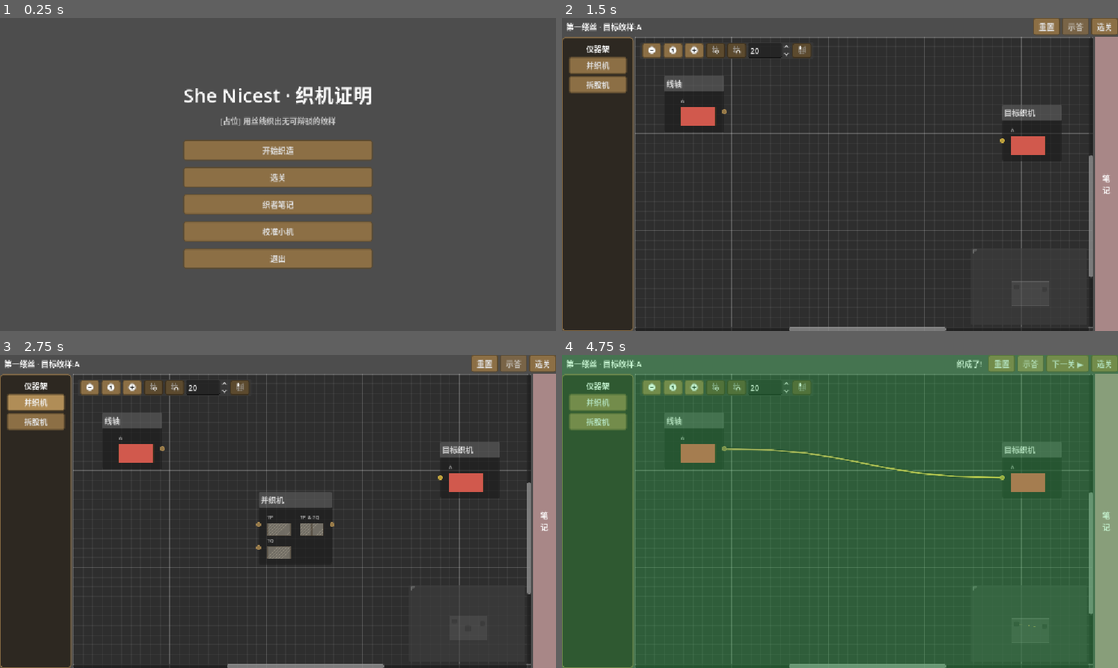
Above: before the commit, frames 1-4 (two rows, left to right).
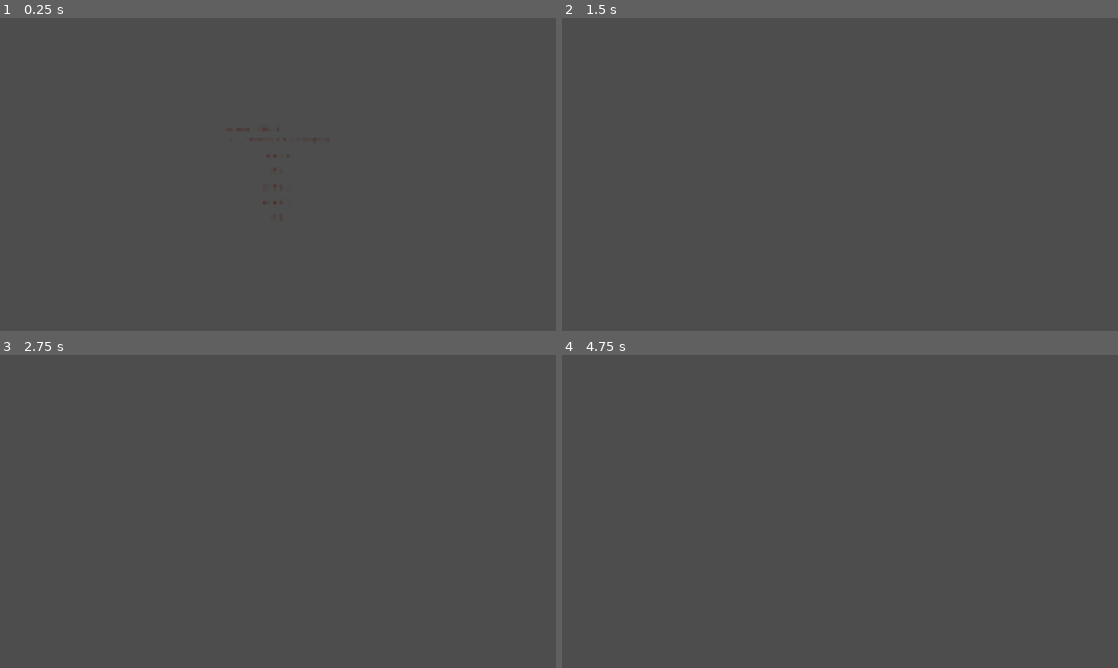
Above: after the commit, the same moments.

Repository: yiyuanli939/she-nicest-weave-the-truth
Game: Godot game, scene res://ui/main_menu.tscn
Same seed, same stepped clock (60 frames per second), same inputs: the game is played once before the commit and once after it.
Inputs (mouse positions are in pixels of both pictures, inside the frame that each line leads up to):
- Up to frame 1 (0.25 s): no input
- Up to frame 2 (1.5 s): click "开始织造" at 0.5 s; move the mouse to (962, 158) at 1.27 s; tap Backspace at 1.35 s; click (962, 158) at 1.42 s
- Up to frame 3 (2.75 s): click (33, 401) at 2 s, where only the run before the commit has a clickable "并织机"
- Up to frame 4 (4.75 s): click (595, 420) at 2.75 s, where only the run before the commit has a clickable "拆股机"; click (1045, 364) at 3.5 s, where only the run before the commit has a clickable "重置"; click (1073, 364) at 4.25 s, where only the run before the commit has a clickable "示答"

The runs differ from the first frame. In frame 1, 12% of the frame differs, in the area x 33-67%, y 21-80%; in frame 2, 75%; in frame 3, 75%; in frame 4, 85%, in the area x 0-100%, y 0-100%.
Error after the commit: Parse Error: Could not find type "MachineGuidePanel" in the current scope. (res://ui/level_scene.gd:18)

Commit message:
接入美术包(1/2):站酷小薇体 + 全部 PNG 素材原尺寸进 assets/(标题/选关/仪器架/笔记/故事底图/场景/立绘/遮罩,开 mipmaps);逻辑视口改 3840×2160、窗口 1440×810 等比缩放(aspect keep);主题重写:默认字体 FontVariation(系统字体只兜底)、纯文字按钮无底悬停变浅、乳黄底棕红描边配色、GraphEdit/GraphNode/Minimap 样式;美术说明 md + 参考图存 information/art_spec_20260829,旧 UI 原型图删除
Co-Authored-By: Claude Fable 5 <noreply@anthropic.com>
Claude-Session: https://claude.ai/code/session_01MhgcwCxNByTMYP4eqhdRoX

Diff:
--- /dev/null
+++ b/assets/shaders/title_sheen.gdshader
@@ -0,0 +1,16 @@
+shader_type canvas_item;
+// 标题图表面微弱流光(美术:「如果可以的话给整个标题图片加一个微弱的表面流光」):
+// 一条柔和的斜向亮带每 period 秒从左上扫到右下,只提亮不透明像素,alpha 不动。
+uniform float period : hint_range(1.0, 10.0) = 4.0;
+uniform float band_width : hint_range(0.01, 0.5) = 0.12;
+uniform float strength : hint_range(0.0, 1.0) = 0.22;
+
+void fragment() {
+	vec4 base = COLOR;
+	float t = fract(TIME / period);
+	float d = (UV.x + UV.y) * 0.5;
+	float c = mix(-band_width, 1.0 + band_width, t);
+	float band = 1.0 - smoothstep(0.0, band_width, abs(d - c));
+	base.rgb = min(base.rgb + vec3(band * strength * base.a), vec3(1.0));
+	COLOR = base;
+}
--- a/narrative/data/rule_guide.tres
+++ /dev/null
@@ -1,64 +0,0 @@
-[gd_resource type="Resource" script_class="RuleGuideCatalog" format=3]
-
-[ext_resource type="Script" path="res://narrative/rule_guide.gd" id="1_ry4gq"]
-[ext_resource type="Script" path="res://narrative/rule_guide_catalog.gd" id="2_0rrju"]
-
-[sub_resource type="Resource" id="Resource_aeh4i"]
-script = ExtResource("1_ry4gq")
-rule_id = &"and_intro"
-title = "并织机"
-summary = "[占位] 两股丝,并作一幅。"
-body = "[占位] 左右两口各收一幅纹样,织成一幅左右并排的并纹。少了任何一股,机器都不开工。"
-demo_formula = "A & B"
-
-[sub_resource type="Resource" id="Resource_wfa5t"]
-script = ExtResource("1_ry4gq")
-rule_id = &"and_elim"
-title = "拆股机"
-summary = "[占位] 并纹拆回两股。"
-body = "[占位] 收一幅并纹,上口吐出它的左半,下口吐出右半。想用哪股接哪股。"
-demo_formula = "A & B"
-
-[sub_resource type="Resource" id="Resource_s01ur"]
-script = ExtResource("1_ry4gq")
-rule_id = &"or_intro"
-title = "岔纹机"
-summary = "[占位] 一股丝,岔出两可。"
-body = "[占位] 收一幅纹样,织成对角分岔的岔纹:上口把它排在岔口一侧、下口排在另一侧。岔纹的另一支机器自己不知道该织什么——点标题栏的「钉上口/钉下口」,由你来定。"
-demo_formula = "A | B"
-
-[sub_resource type="Resource" id="Resource_baxx4"]
-script = ExtResource("1_ry4gq")
-rule_id = &"or_elim"
-title = "汇路机"
-summary = "[占位] 岔路汇流,殊途同归。"
-body = "[占位] 0 号口收一幅岔纹,两个线轴口各吐出岔纹的一支,交给两条支路分头去织;两条支路织回同样的成品,机器才把它吐出来。线轴口的纹样随 0 号口自动定,不用钉。"
-demo_formula = "A | B"
-
-[sub_resource type="Resource" id="Resource_xprj8"]
-script = ExtResource("1_ry4gq")
-rule_id = &"imp_intro"
-title = "封程机"
-summary = "[占位] 空手立一张「若…则…」的封单。"
-body = "[占位] 全场最讲究的一台。线轴口凭空吐出一幅你钉住的纹样,当作暂借的丝;拿去织出成品、汇回散口,机器便把整段织程封成一张迭层纹封单,借来的丝就此还清。详见织者笔记。"
-demo_formula = "A > B"
-
-[sub_resource type="Resource" id="Resource_i5tw1"]
-script = ExtResource("1_ry4gq")
-rule_id = &"imp_elim"
-title = "引渡机"
-summary = "[占位] 凭单取货。"
-body = "[占位] 一口收一张迭层纹封单,另一口收它上层的纹样,机器兑出下层的货。"
-demo_formula = "A > B"
-
-[sub_resource type="Resource" id="Resource_5cghl"]
-script = ExtResource("1_ry4gq")
-rule_id = &"false_elim"
-title = "溃散机"
-summary = "[占位] 焦纹入机,百无禁忌。"
-body = "[占位] 收进一幅烧穿的焦纹后,这台机器什么都肯织——织什么由你钉。工坊严令:慎用。"
-demo_formula = "A"
-
-[resource]
-script = ExtResource("2_0rrju")
-entries = Array[ExtResource("1_ry4gq")]([SubResource("Resource_aeh4i"), SubResource("Resource_wfa5t"), SubResource("Resource_s01ur"), SubResource("Resource_baxx4"), SubResource("Resource_xprj8"), SubResource("Resource_i5tw1"), SubResource("Resource_5cghl")])
--- a/narrative/rule_guide.gd
+++ /dev/null
@@ -1,10 +0,0 @@
-class_name RuleGuide
-extends Resource
-## 一台仪器的介绍卡(点选机器时弹出)。内容占位,策划在 Inspector 或 gen_levels 表里改。
-## rule_id 对应 logic/rules.gd 的仪器 id;demo_formula 用 PatternView 现场渲染一个示例纹样。
-
-@export var rule_id: StringName
-@export var title: String = ""              # 展示名(默认用仪器中文名)
-@export var summary: String = ""            # 一句话用途
-@export_multiline var body: String = ""     # 详解,支持 BBCode
-@export var demo_formula: String = ""       # 示例公式,空则不画
--- a/narrative/rule_guide_catalog.gd
+++ /dev/null
@@ -1,16 +0,0 @@
-class_name RuleGuideCatalog
-extends Resource
-## 全部仪器介绍卡的登记表。按 rule_id 查;查不到返回 null(视图侧回退到中文机名)。
-
-@export var entries: Array[RuleGuide] = []
-
-
-static func load_default() -> RuleGuideCatalog:
-	return load("res://narrative/data/rule_guide.tres")
-
-
-func guide(rule_id: StringName) -> RuleGuide:
-	for e in entries:
-		if e.rule_id == rule_id:
-			return e
-	return null
--- a/project.godot
+++ b/project.godot
@@ -23,6 +23,7 @@
 [gui]
 
 theme/custom="res://theme/main_theme.tres"
+theme/default_theme_scale=2.0
 
 [input]
 
@@ -37,8 +38,13 @@
 
 [display]
 
+; 逻辑视口 = 美术出图分辨率(3840×2160),所有 PNG 1:1 摆放不缩放;窗口本身默认开 1440×810,由 stretch 整体缩放
+window/size/viewport_width=3840
+window/size/viewport_height=2160
+window/size/window_width_override=1440
+window/size/window_height_override=810
 window/stretch/mode="canvas_items"
-window/stretch/aspect="expand"
+window/stretch/aspect="keep"
 
 [physics]
 
@@ -47,3 +53,4 @@
 [rendering]
 
 rendering_device/driver.windows="d3d12"
+textures/canvas_textures/default_texture_filter=2
--- a/theme/main_theme.tres
+++ b/theme/main_theme.tres
@@ -1,88 +1,197 @@
-[gd_resource type="Theme" load_steps=6 format=3]
+[gd_resource type="Theme" load_steps=18 format=3]
 
-[sub_resource type="StyleBoxFlat" id="btn_normal"]
+; 全局主题:字体 = 美术指定的站酷小薇体(assets/fonts),系统字体只做缺字兜底(UI 文案已去掉字体没有的符号)。
+; 配色取自美术参考图:棕红描边 #6B3B33 / 深棕文字 #4A2F2A / 红棕强调 #A0463A / 乳黄 #F4ECD8 / 黄铜 #C9A24E。
+; 纯文字按钮:无底,悬停文字变浅(美术要求);带图按钮在各自脚本里用 StyleBoxTexture 覆盖。
+; 坐标/字号全部按 3840×2160 逻辑视口。
+
+[ext_resource type="FontFile" path="res://assets/fonts/ZCOOLXiaoWei-Regular.ttf" id="1_zcool"]
+
+[sub_resource type="SystemFont" id="sys_fallback"]
+font_names = PackedStringArray("PingFang SC", "Hiragino Sans GB", "Microsoft YaHei", "Noto Sans CJK SC")
+
+[sub_resource type="FontVariation" id="font_main"]
+base_font = ExtResource("1_zcool")
+fallbacks = Array[Font]([SubResource("sys_fallback")])
+
+[sub_resource type="StyleBoxEmpty" id="btn_empty"]
+content_margin_left = 24.0
+content_margin_top = 12.0
+content_margin_right = 24.0
+content_margin_bottom = 12.0
+
+[sub_resource type="StyleBoxEmpty" id="empty"]
+
+[sub_resource type="StyleBoxFlat" id="panel_cream"]
+content_margin_left = 28.0
+content_margin_top = 24.0
+content_margin_right = 28.0
+content_margin_bottom = 24.0
+bg_color = Color(0.957, 0.925, 0.847, 1)
+border_width_left = 4
+border_width_top = 4
+border_width_right = 4
+border_width_bottom = 4
+border_color = Color(0.42, 0.23, 0.2, 1)
+corner_radius_top_left = 12
+corner_radius_top_right = 12
+corner_radius_bottom_right = 12
+corner_radius_bottom_left = 12
+
+[sub_resource type="StyleBoxFlat" id="graph_panel"]
+bg_color = Color(0.973, 0.949, 0.894, 1)
+border_width_left = 4
+border_width_top = 4
+border_width_right = 4
+border_width_bottom = 4
+border_color = Color(0.42, 0.23, 0.2, 0.55)
+corner_radius_top_left = 16
+corner_radius_top_right = 16
+corner_radius_bottom_right = 16
+corner_radius_bottom_left = 16
+
+[sub_resource type="StyleBoxFlat" id="graph_menu"]
 content_margin_left = 12.0
-content_margin_top = 6.0
+content_margin_top = 8.0
 content_margin_right = 12.0
-content_margin_bottom = 6.0
-bg_color = Color(0.549, 0.435, 0.271, 1)
+content_margin_bottom = 8.0
+bg_color = Color(0.957, 0.925, 0.847, 1)
+border_width_left = 4
+border_width_top = 4
+border_width_right = 4
+border_width_bottom = 4
+border_color = Color(0.42, 0.23, 0.2, 1)
+corner_radius_top_left = 12
+corner_radius_top_right = 12
+corner_radius_bottom_right = 12
+corner_radius_bottom_left = 12
+
+[sub_resource type="StyleBoxFlat" id="node_panel"]
+content_margin_left = 16.0
+content_margin_top = 12.0
+content_margin_right = 16.0
+content_margin_bottom = 16.0
+bg_color = Color(1, 0.98, 0.94, 1)
+border_width_left = 6
+border_width_right = 6
+border_width_bottom = 6
+border_color = Color(0.42, 0.23, 0.2, 1)
+corner_radius_bottom_right = 16
+corner_radius_bottom_left = 16
+
+[sub_resource type="StyleBoxFlat" id="node_panel_selected"]
+content_margin_left = 16.0
+content_margin_top = 12.0
+content_margin_right = 16.0
+content_margin_bottom = 16.0
+bg_color = Color(1, 0.98, 0.94, 1)
+border_width_left = 6
+border_width_right = 6
+border_width_bottom = 6
+border_color = Color(0.788, 0.635, 0.306, 1)
+corner_radius_bottom_right = 16
+corner_radius_bottom_left = 16
+
+[sub_resource type="StyleBoxFlat" id="node_titlebar"]
+content_margin_left = 20.0
+content_margin_top = 8.0
+content_margin_right = 20.0
+content_margin_bottom = 8.0
+bg_color = Color(0.941, 0.894, 0.784, 1)
+border_width_left = 6
+border_width_top = 6
+border_width_right = 6
+border_color = Color(0.42, 0.23, 0.2, 1)
+corner_radius_top_left = 16
+corner_radius_top_right = 16
+
+[sub_resource type="StyleBoxFlat" id="node_titlebar_selected"]
+content_margin_left = 20.0
+content_margin_top = 8.0
+content_margin_right = 20.0
+content_margin_bottom = 8.0
+bg_color = Color(0.941, 0.894, 0.784, 1)
+border_width_left = 6
+border_width_top = 6
+border_width_right = 6
+border_color = Color(0.788, 0.635, 0.306, 1)
+corner_radius_top_left = 16
+corner_radius_top_right = 16
+
+[sub_resource type="StyleBoxFlat" id="minimap_panel"]
+bg_color = Color(0.957, 0.925, 0.847, 0.92)
+border_width_left = 3
+border_width_top = 3
+border_width_right = 3
+border_width_bottom = 3
+border_color = Color(0.42, 0.23, 0.2, 1)
+corner_radius_top_left = 8
+corner_radius_top_right = 8
+corner_radius_bottom_right = 8
+corner_radius_bottom_left = 8
+
+[sub_resource type="StyleBoxFlat" id="minimap_node"]
+bg_color = Color(0.54, 0.35, 0.27, 0.8)
+corner_radius_top_left = 3
+corner_radius_top_right = 3
+corner_radius_bottom_right = 3
+corner_radius_bottom_left = 3
+
+[sub_resource type="StyleBoxFlat" id="minimap_camera"]
+bg_color = Color(0.788, 0.635, 0.306, 0.25)
 border_width_left = 2
 border_width_top = 2
 border_width_right = 2
 border_width_bottom = 2
-border_color = Color(0.361, 0.29, 0.18, 1)
-corner_radius_top_left = 4
-corner_radius_top_right = 4
-corner_radius_bottom_right = 4
-corner_radius_bottom_left = 4
+border_color = Color(0.788, 0.635, 0.306, 1)
 
-[sub_resource type="StyleBoxFlat" id="btn_hover"]
-content_margin_left = 12.0
-content_margin_top = 6.0
-content_margin_right = 12.0
-content_margin_bottom = 6.0
-bg_color = Color(0.69, 0.553, 0.341, 1)
-border_width_left = 2
-border_width_top = 2
-border_width_right = 2
-border_width_bottom = 2
-border_color = Color(0.361, 0.29, 0.18, 1)
-corner_radius_top_left = 4
-corner_radius_top_right = 4
-corner_radius_bottom_right = 4
-corner_radius_bottom_left = 4
-
-[sub_resource type="StyleBoxFlat" id="btn_pressed"]
-content_margin_left = 12.0
-content_margin_top = 6.0
-content_margin_right = 12.0
-content_margin_bottom = 6.0
-bg_color = Color(0.361, 0.29, 0.18, 1)
-border_width_left = 2
-border_width_top = 2
-border_width_right = 2
-border_width_bottom = 2
-border_color = Color(0.239, 0.192, 0.121, 1)
-corner_radius_top_left = 4
-corner_radius_top_right = 4
-corner_radius_bottom_right = 4
-corner_radius_bottom_left = 4
-
-[sub_resource type="StyleBoxFlat" id="btn_disabled"]
-content_margin_left = 12.0
-content_margin_top = 6.0
-content_margin_right = 12.0
-content_margin_bottom = 6.0
-bg_color = Color(0.35, 0.33, 0.3, 1)
-border_width_left = 2
-border_width_top = 2
-border_width_right = 2
-border_width_bottom = 2
-border_color = Color(0.25, 0.24, 0.22, 1)
-corner_radius_top_left = 4
-corner_radius_top_right = 4
-corner_radius_bottom_right = 4
-corner_radius_bottom_left = 4
-
-[sub_resource type="StyleBoxFlat" id="panel_parchment"]
-content_margin_left = 14.0
-content_margin_top = 12.0
-content_margin_right = 14.0
-content_margin_bottom = 12.0
-bg_color = Color(0.176, 0.157, 0.129, 1)
-border_width_left = 2
-border_width_top = 2
-border_width_right = 2
-border_width_bottom = 2
-border_color = Color(0.549, 0.435, 0.271, 1)
-corner_radius_top_left = 6
-corner_radius_top_right = 6
-corner_radius_bottom_right = 6
-corner_radius_bottom_left = 6
+[sub_resource type="StyleBoxFlat" id="tooltip_panel"]
+content_margin_left = 16.0
+content_margin_top = 8.0
+content_margin_right = 16.0
+content_margin_bottom = 8.0
+bg_color = Color(0.957, 0.925, 0.847, 1)
+border_width_left = 3
+border_width_top = 3
+border_width_right = 3
+border_width_bottom = 3
+border_color = Color(0.42, 0.23, 0.2, 1)
 
 [resource]
-Button/styles/disabled = SubResource("btn_disabled")
-Button/styles/hover = SubResource("btn_hover")
-Button/styles/normal = SubResource("btn_normal")
-Button/styles/pressed = SubResource("btn_pressed")
-PanelContainer/styles/panel = SubResource("panel_parchment")
+default_font = SubResource("font_main")
+default_font_size = 48
+Button/colors/font_color = Color(0.29, 0.184, 0.165, 1)
+Button/colors/font_hover_color = Color(0.66, 0.52, 0.48, 1)
+Button/colors/font_hover_pressed_color = Color(0.66, 0.52, 0.48, 1)
+Button/colors/font_pressed_color = Color(0.545, 0.416, 0.376, 1)
+Button/colors/font_focus_color = Color(0.29, 0.184, 0.165, 1)
+Button/colors/font_disabled_color = Color(0.29, 0.184, 0.165, 0.35)
+Button/styles/normal = SubResource("btn_empty")
+Button/styles/hover = SubResource("btn_empty")
+Button/styles/pressed = SubResource("btn_empty")
+Button/styles/disabled = SubResource("btn_empty")
+Button/styles/focus = SubResource("empty")
+DialoguePanel/base_type = &"PanelContainer"
+DialoguePanel/styles/panel = SubResource("empty")
+GraphEdit/colors/connection_rim_color = Color(0.42, 0.23, 0.2, 1)
+GraphEdit/colors/grid_major = Color(0.42, 0.23, 0.2, 0.18)
+GraphEdit/colors/grid_minor = Color(0.42, 0.23, 0.2, 0.08)
+GraphEdit/constants/port_hotzone_inner_extent = 44
+GraphEdit/constants/port_hotzone_outer_extent = 52
+GraphEdit/styles/menu_panel = SubResource("graph_menu")
+GraphEdit/styles/panel = SubResource("graph_panel")
+GraphEditMinimap/styles/camera = SubResource("minimap_camera")
+GraphEditMinimap/styles/node = SubResource("minimap_node")
+GraphEditMinimap/styles/panel = SubResource("minimap_panel")
+GraphNode/styles/panel = SubResource("node_panel")
+GraphNode/styles/panel_selected = SubResource("node_panel_selected")
+GraphNode/styles/titlebar = SubResource("node_titlebar")
+GraphNode/styles/titlebar_selected = SubResource("node_titlebar_selected")
+GraphNodeTitleLabel/colors/font_color = Color(0.29, 0.184, 0.165, 1)
+GraphNodeTitleLabel/font_sizes/font_size = 48
+Label/colors/font_color = Color(0.29, 0.184, 0.165, 1)
+PanelContainer/styles/panel = SubResource("panel_cream")
+PopupPanel/styles/panel = SubResource("panel_cream")
+RichTextLabel/colors/default_color = Color(0.29, 0.184, 0.165, 1)
+TooltipPanel/styles/panel = SubResource("tooltip_panel")
+TooltipLabel/colors/font_color = Color(0.29, 0.184, 0.165, 1)
--- a/ui/machine_guide_panel.gd
+++ /dev/null
@@ -1,66 +0,0 @@
-class_name MachineGuidePanel
-extends PanelContainer
-## 点选某台仪器时弹出的介绍卡(名字 + 一句话 + 详解 + 示例纹样)。
-## 数据来自 narrative/data/rule_guide.tres(RuleGuideCatalog),改文案不碰代码;
-## 本控件只认 rule_id,和棋盘/求解解耦 —— 未来 UI 改版可整体换皮或挪位置,只要还调 show_for/clear。
-
-var _title: Label
-var _summary: Label
-var _body: RichTextLabel
-var _demo: PatternView
-var _catalog: RuleGuideCatalog
-var _atom_colors: Dictionary = {}
-
-
-func _init() -> void:
-	visible = false
-	custom_minimum_size = Vector2(320, 0)
-	mouse_filter = Control.MOUSE_FILTER_IGNORE   # 纯展示覆盖层,不挡底下棋盘的点击
-	_catalog = RuleGuideCatalog.load_default()
-	var box := VBoxContainer.new()
-	box.mouse_filter = Control.MOUSE_FILTER_IGNORE
-	box.add_theme_constant_override("separation", 6)
-	add_child(box)
-	_title = Label.new()
-	_title.add_theme_font_size_override("font_size", 18)
-	box.add_child(_title)
-	_summary = Label.new()
-	_summary.modulate.a = 0.8
-	_summary.autowrap_mode = TextServer.AUTOWRAP_WORD_SMART
-	box.add_child(_summary)
-	_body = RichTextLabel.new()
-	_body.bbcode_enabled = true
-	_body.fit_content = true
-	_body.custom_minimum_size.y = 60
-	box.add_child(_body)
-	_demo = PatternView.new()
-	_demo.min_size = Vector2(120, 66)
-	_demo.size_flags_horizontal = Control.SIZE_SHRINK_CENTER
-	box.add_child(_demo)
-	for c in [_title, _summary, _body, _demo]:
-		(c as Control).mouse_filter = Control.MOUSE_FILTER_IGNORE
-
-
-func set_atom_colors(colors: Dictionary) -> void:
-	_atom_colors = colors
-	_demo.atom_colors = colors
-
-
-## 显示某仪器的介绍;catalog 里没有该 id 时回退到中文机名(fallback_name)
-func show_for(rule_id: StringName, fallback_name: String) -> void:
-	var g := _catalog.guide(rule_id) if _catalog != null else null
-	if g == null:
-		_title.text = fallback_name
-		_summary.text = ""
-		_body.text = "[占位] 这台仪器还没有介绍。"
-		_demo.formula = null
-	else:
-		_title.text = g.title if g.title != "" else fallback_name
-		_summary.text = g.summary
-		_body.text = g.body
-		_demo.formula = FormulaParser.parse(g.demo_formula) if g.demo_formula != "" else null
-	visible = true
-
-
-func clear() -> void:
-	visible = false
Binary file added: assets/art/level/machine_and.png
Not shown, added: assets/art/level/machine_and.png.import
Binary file added: assets/art/level/machine_bot.png
Not shown, added: assets/art/level/machine_bot.png.import
Binary file added: assets/art/level/machine_imp.png
Not shown, added: assets/art/level/machine_imp.png.import
Binary file added: assets/art/level/machine_or.png
Not shown, added: assets/art/level/machine_or.png.import
Binary file added: assets/art/level/notebook_bg.png
Not shown, added: assets/art/level/notebook_bg.png.import
Binary file added: assets/art/level/palette_bg.png
Not shown, added: assets/art/level/palette_bg.png.import
(and 59 more such lines)
